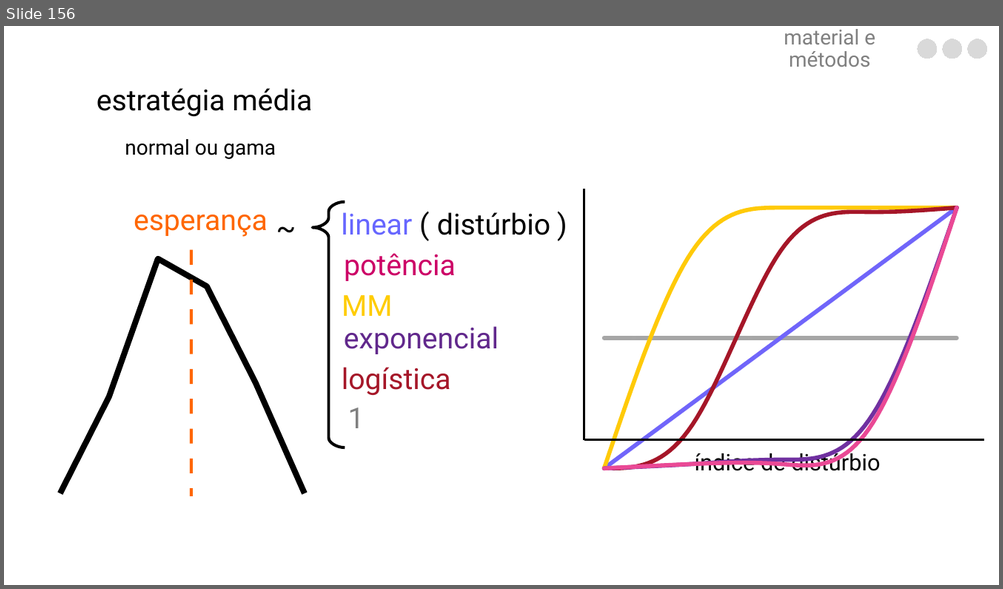
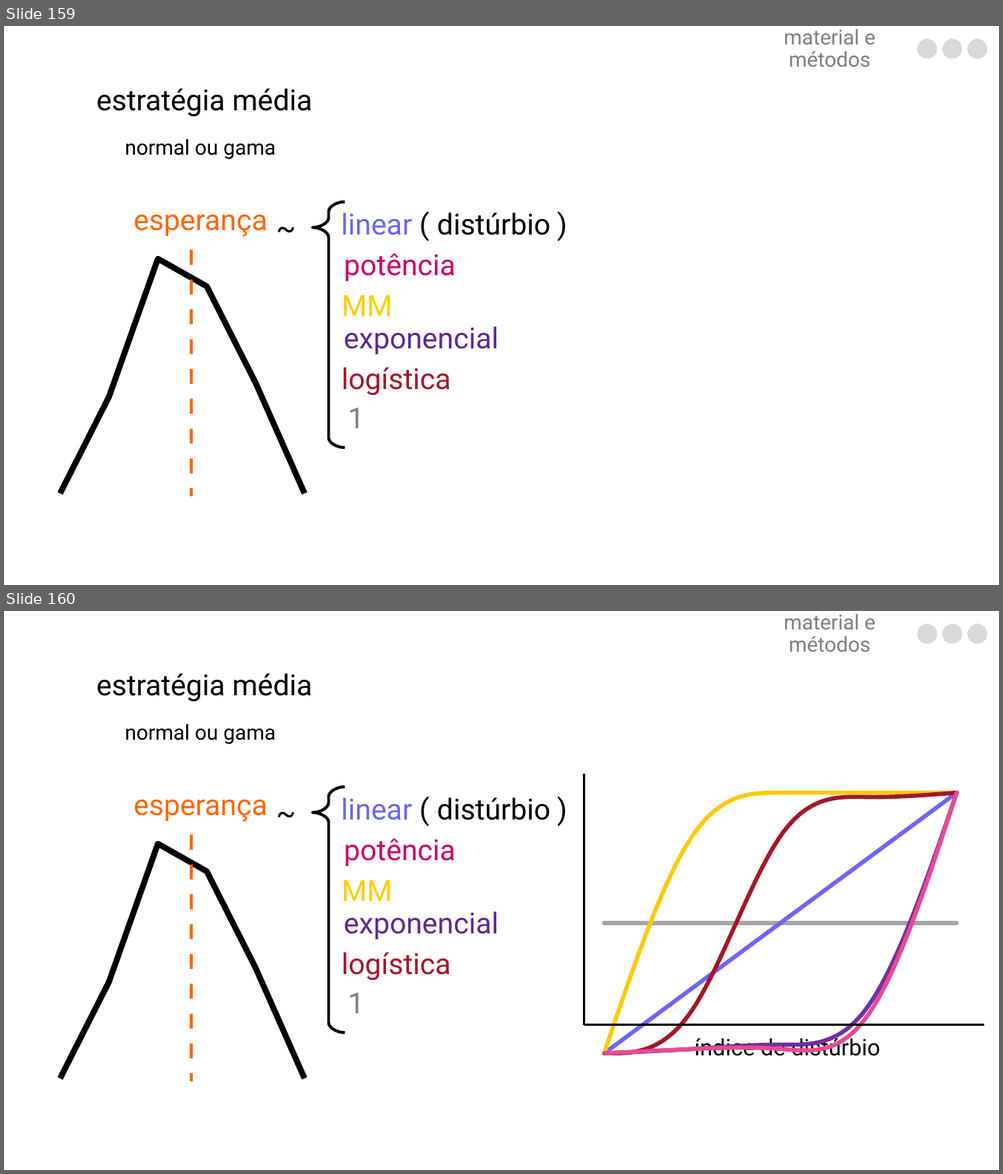
Before and after one commit to luisanovara/dissertacao, a slide deck: DEFESA.pptx. Shown one above the other, each under a label of ours: slide 156 before the commit, slides 159 and 160 after it. The pictures are 1003x589 and 1003x1174 pixels, drawn with LibreOffice and Linux fonts; fonts in the diff are those of the drawing. Boxes give left, top, right and bottom in pixels: in the first picture for what was removed or moved away, otherwise in the second. Text is boxed around its words. In the diff, an @@ line names an element or a change of style, - is before the commit and + after.

```diff
--- a/DEFESA.pptx
+++ b/DEFESA.pptx
@@ slide 159 added at [4, 26, 999, 585], background #FFFFFF @@
@@ text added at [783, 29, 875, 67], 20 pt, text #808080 @@
+material e métodos
@@ freeform shape added at [917, 39, 936, 59], fill #D9D9D9, outline #D9D9D9 0 pt @@
@@ freeform shape added at [942, 39, 962, 59], fill #D9D9D9, outline #D9D9D9 0 pt @@
@@ freeform shape added at [967, 39, 987, 59], fill #D9D9D9, outline #D9D9D9 0 pt @@
@@ text added at [96, 88, 312, 116], 28 pt, text #000000 @@
+estratégia média
@@ text added at [125, 139, 276, 159], 20 pt, text #000000 @@
+normal ou gama
@@ freeform shape added at [312, 202, 344, 449], outline #000000 2.83 pt @@
@@ line chart added at [29, 212, 335, 500] @@
+categories: 1, 2, 3, 4, 5, 6
+Series 1: 0, 41, 100, 88, 47, 0
@@ text added at [134, 215, 267, 237], 28 pt, text #FF6600 @@
+esperança
@@ text added at [254, 210, 318, 257], 28 pt, text #000000 @@
+~
@@ text added at [341, 212, 412, 235], 28 pt, text #FFFFFF @@
+linear ( distúrbio )
@@ text added at [436, 212, 549, 235], 28 pt, text #000000 @@
+distúrbio
@@ line added from (191, 249) to (191, 497), #FF6600 2.83 pt @@
@@ text added at [344, 253, 455, 281], 28 pt, text #CC0066 @@
+potência
@@ text added at [341, 295, 392, 316], 28 pt, text #FFCC00 @@
+MM
@@ text added at [344, 326, 498, 355], 28 pt, text #61288C @@
+exponencial
@@ text added at [341, 367, 451, 395], 28 pt, text #A51628 @@
+logística
@@ text added at [348, 408, 364, 429], 28 pt, text #808080 @@
+1
@@ what was slide 156 is now slide 160 @@
```
Also in this commit, not shown: 8 other slides added, 2 slides removed.
